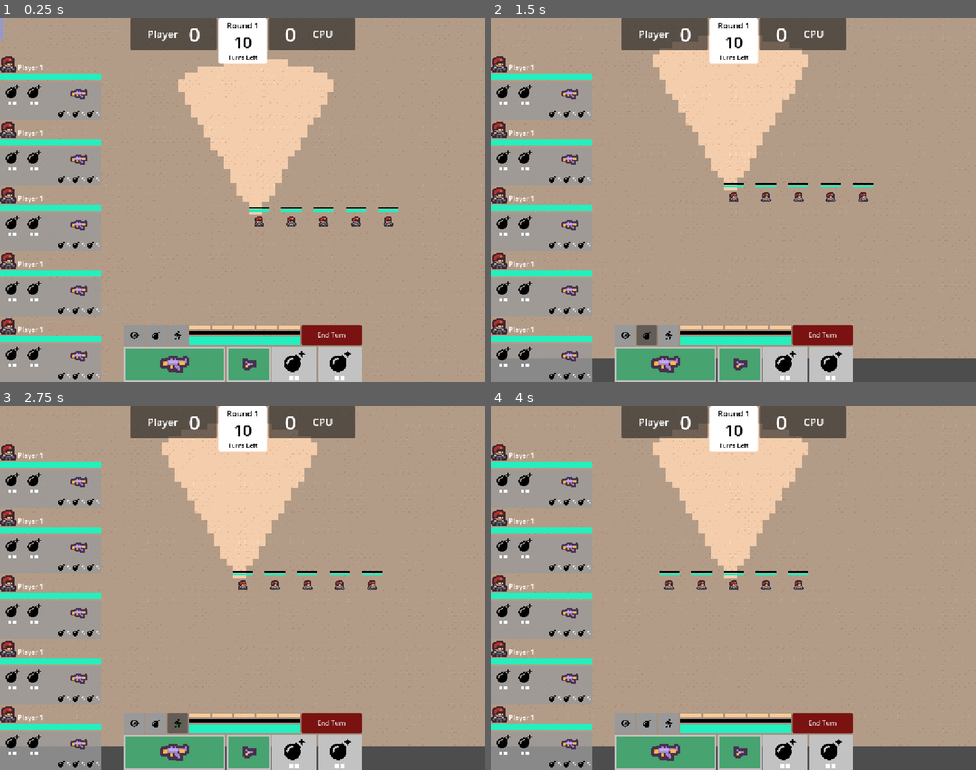
Above: before the commit, frames 1-4 (two rows, left to right).
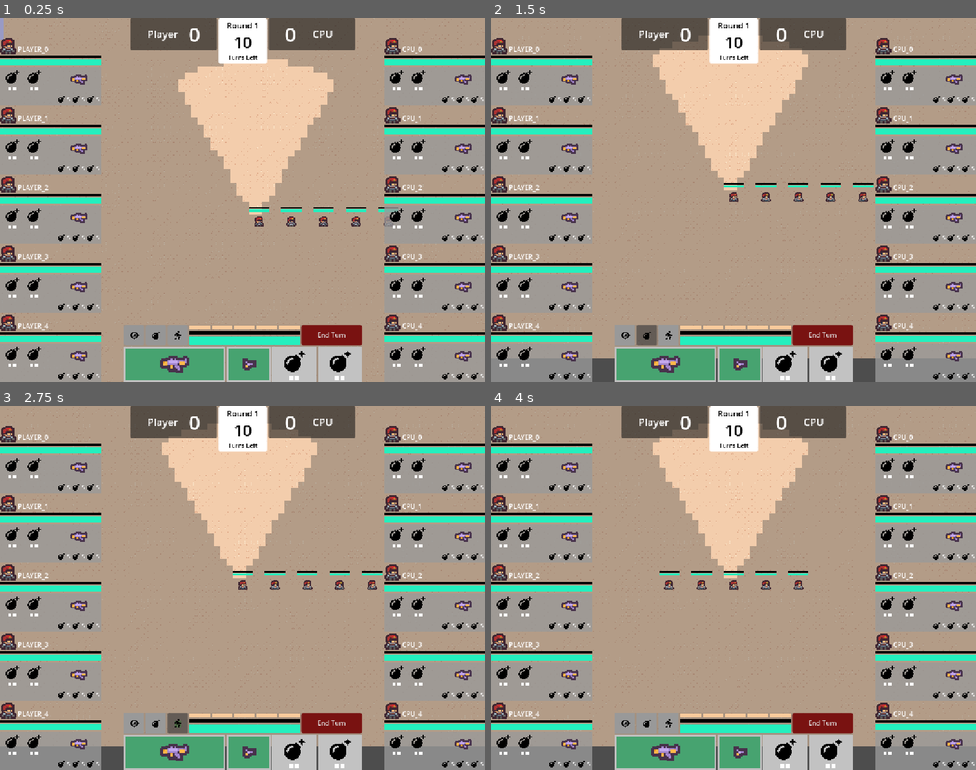
Above: after the commit, the same moments.

Repository: david8zhang/valorant-team-manager-godot
Game: Godot game, scene res://scenes/GameRound.tscn
Same seed, same stepped clock (60 frames per second), same inputs: the game is played once before the commit and once after it.
Inputs (mouse positions are in pixels of both pictures, inside the frame that each line leads up to):
- Up to frame 1 (0.25 s): no input
- Up to frame 2 (1.5 s): click (626, 334) at 0.5 s; click (646, 334) at 1.25 s
- Up to frame 3 (2.75 s): click (179, 722) at 2 s
- Up to frame 4 (4 s): click "End Turn" at 2.75 s; click (665, 751) at 3.5 s

The runs differ from the first frame. In frame 1, 10% of the frame differs, in the area x 0-100%, y 5-100%; in frame 2, 12%; in frame 3, 12%; in frame 4, 12%.

Commit message:
hook up team status UI

Diff:
--- a/codebase/prefabs/AgentStatus.tscn
+++ b/codebase/prefabs/AgentStatus.tscn
@@ -1,9 +1,10 @@
-[gd_scene load_steps=9 format=3 uid="uid://wxeqn8voogow"]
+[gd_scene load_steps=10 format=3 uid="uid://wxeqn8voogow"]
 
 [ext_resource type="Texture2D" uid="uid://beu1d2qdbfmxn" path="res://assets/agents/brimstone.png" id="1_d1d8l"]
 [ext_resource type="Script" uid="uid://bjddamp2r15i4" path="res://scripts/AgentStatus.gd" id="1_mjuwj"]
 [ext_resource type="StyleBox" uid="uid://dg87xambkxjlc" path="res://prefabs/HealthBG.tres" id="2_wjiy0"]
 [ext_resource type="StyleBox" uid="uid://dy7sneapy3v78" path="res://prefabs/HealthFill.tres" id="3_knam2"]
+[ext_resource type="StyleBox" uid="uid://cy5g0kjs21b00" path="res://prefabs/ShieldFill.tres" id="4_tpx7d"]
 [ext_resource type="Texture2D" uid="uid://7pdwea6dt72o" path="res://assets/placeholder/bomb-solid-full.svg" id="5_d1d8l"]
 [ext_resource type="Texture2D" uid="uid://bw87xas1a5usf" path="res://assets/placeholder/vandal_ingame.png" id="5_mjuwj"]
 
@@ -36,14 +37,22 @@
 layout_mode = 2
 texture = ExtResource("1_d1d8l")
 
-[node name="Label" type="Label" parent="VBoxContainer/HBoxContainer"]
+[node name="AgentNameLabel" type="Label" parent="VBoxContainer/HBoxContainer"]
 layout_mode = 2
 size_flags_horizontal = 3
 size_flags_vertical = 1
 text = "Player 1"
 vertical_alignment = 2
 
-[node name="ProgressBar" type="ProgressBar" parent="VBoxContainer"]
+[node name="ShieldBar" type="ProgressBar" parent="VBoxContainer"]
+custom_minimum_size = Vector2(0, 5)
+layout_mode = 2
+theme_override_styles/background = ExtResource("2_wjiy0")
+theme_override_styles/fill = ExtResource("4_tpx7d")
+value = 100.0
+show_percentage = false
+
+[node name="HealthBar" type="ProgressBar" parent="VBoxContainer"]
 custom_minimum_size = Vector2(0, 15)
 layout_mode = 2
 theme_override_styles/background = ExtResource("2_wjiy0")
--- a/codebase/prefabs/TeamStatus.tscn
+++ b/codebase/prefabs/TeamStatus.tscn
@@ -1,6 +1,7 @@
-[gd_scene load_steps=2 format=3 uid="uid://y4eeluvjf47n"]
+[gd_scene load_steps=3 format=3 uid="uid://y4eeluvjf47n"]
 
 [ext_resource type="PackedScene" uid="uid://wxeqn8voogow" path="res://prefabs/AgentStatus.tscn" id="1_j12q7"]
+[ext_resource type="Script" uid="uid://gituouproq72" path="res://scripts/TeamStatus.gd" id="1_vb1qt"]
 
 [node name="TeamStatus" type="Control"]
 custom_minimum_size = Vector2(250, 0)
@@ -11,6 +12,8 @@
 anchor_bottom = 1.0
 grow_horizontal = 2
 grow_vertical = 2
+script = ExtResource("1_vb1qt")
+agent_status_scene = ExtResource("1_j12q7")
 
 [node name="VBoxContainer" type="VBoxContainer" parent="."]
 custom_minimum_size = Vector2(100, 0)
@@ -24,18 +27,3 @@
 grow_horizontal = 2
 grow_vertical = 2
 alignment = 2
-
-[node name="AgentStatus" parent="VBoxContainer" instance=ExtResource("1_j12q7")]
-layout_mode = 2
-
-[node name="AgentStatus2" parent="VBoxContainer" instance=ExtResource("1_j12q7")]
-layout_mode = 2
-
-[node name="AgentStatus3" parent="VBoxContainer" instance=ExtResource("1_j12q7")]
-layout_mode = 2
-
-[node name="AgentStatus4" parent="VBoxContainer" instance=ExtResource("1_j12q7")]
-layout_mode = 2
-
-[node name="AgentStatus5" parent="VBoxContainer" instance=ExtResource("1_j12q7")]
-layout_mode = 2
--- a/codebase/scenes/GameRound.tscn
+++ b/codebase/scenes/GameRound.tscn
@@ -39,7 +39,6 @@
 grow_horizontal = 1
 
 [node name="TeamStatus2" parent="CanvasLayer/Control" instance=ExtResource("2_ngxvu")]
-visible = false
 layout_mode = 1
 anchors_preset = 11
 anchor_left = 1.0
@@ -74,8 +73,9 @@
 visible = false
 map = NodePath("../Map")
 
-[node name="PlayerTeam" type="Node2D" parent="." node_paths=PackedStringArray("map")]
+[node name="PlayerTeam" type="Node2D" parent="." node_paths=PackedStringArray("team_status", "map")]
 script = ExtResource("5_dbxdc")
+team_status = NodePath("../CanvasLayer/Control/TeamStatus")
 agent_scene = ExtResource("3_74q1x")
 map = NodePath("../Map")
 start_x = 50
@@ -88,8 +88,10 @@
 highlight_overlay = NodePath("../../HighlightOverlay")
 team = NodePath("..")
 
-[node name="CPUTeam" type="Node2D" parent="." node_paths=PackedStringArray("map")]
+[node name="CPUTeam" type="Node2D" parent="." node_paths=PackedStringArray("team_status", "map")]
 script = ExtResource("5_dbxdc")
+side = 1
+team_status = NodePath("../CanvasLayer/Control/TeamStatus2")
 agent_scene = ExtResource("3_74q1x")
 map = NodePath("../Map")
 start_x = 50
--- a/codebase/scripts/Agent.gd
+++ b/codebase/scripts/Agent.gd
@@ -25,6 +25,7 @@
 
 signal on_agent_click(agent)
 signal on_update_action_menu()
+signal on_take_damage()
 
 func _ready() -> void:
 	sprite.scale = Vector2(DEFAULT_SCALE, DEFAULT_SCALE)
@@ -163,6 +164,7 @@
 	shield_bar.value -= damage
 	health_bar.value -= dmg_to_hp
 	on_update_action_menu.emit()
+	on_take_damage.emit()
 
 	# Handle agent death
 	if health_bar.value == 0:
--- a/codebase/scripts/AgentStatus.gd
+++ b/codebase/scripts/AgentStatus.gd
@@ -1,2 +1,11 @@
 class_name AgentStatus
 extends PanelContainer
+
+@onready var agent_name_label = $VBoxContainer/HBoxContainer/AgentNameLabel as Label
+@onready var shield_bar = $VBoxContainer/ShieldBar as ProgressBar
+@onready var health_bar = $VBoxContainer/HealthBar as ProgressBar
+
+func update_from_agent(agent: Agent):
+    agent_name_label.text = agent.agent_name
+    shield_bar.value = agent.shield_bar.value
+    health_bar.value = agent.health_bar.value
--- a/codebase/scripts/CPUAgentController.gd
+++ b/codebase/scripts/CPUAgentController.gd
@@ -34,7 +34,7 @@
 	attack_target_if_possible()
 
 func attack_target_if_possible():
-	var visible_tiles = game_round.cpu_team.get_all_visible_tiles()
+	var visible_tiles = selected_agent.get_visible_tiles()
 	var attackable_targets = []
 	for tile in visible_tiles:
 		for a in game_round.player_team.agents:
--- a/codebase/scripts/GameRound.gd
+++ b/codebase/scripts/GameRound.gd
@@ -15,6 +15,7 @@
 @onready var action_menu := $CanvasLayer/Control/ActionMenu as ActionMenu
 @onready var battle_preview_menu := $CanvasLayer/Control/BattlePreview as BattlePreview
 @onready var scoreboard := $CanvasLayer/Control/Scoreboard as Scoreboard
+@onready var canvas_control := $CanvasLayer/Control as Control
 
 static var AP_COST_MOVE_PER_SQUARE = 0.1
 static var AP_COST_PRIMARY_ATTACK = 1
@@ -29,6 +30,15 @@
 	agent_controller.start_turn()
 	for a in player_team.agents:
 		a.update_visible_tiles()
+
+	var all_agents = player_team.agents + cpu_team.agents
+	for a in all_agents:
+		var agent = a as Agent
+		agent.on_take_damage.connect(update_team_statuses)
+
+func update_team_statuses():
+	player_team.team_status.update_from_team(player_team.agents)
+	cpu_team.team_status.update_from_team(cpu_team.agents)
 
 func on_complete_turn():
 	# Check if all agents have completed their turns
@@ -109,3 +119,6 @@
 
 func is_round_over():
 	return scoreboard.turns_remaining == 0
+
+func add_canvas_item(item: Control):
+	canvas_control.add_child(item)
--- a/codebase/scripts/Team.gd
+++ b/codebase/scripts/Team.gd
@@ -1,6 +1,10 @@
 class_name Team
 extends Node2D
 
+@onready var game_round = get_node("/root/GameRound") as GameRound
+
+@export var side: GameRound.Side
+@export var team_status: TeamStatus
 @export var agent_scene: PackedScene
 @export var num_agents = 5
 @export var map: Map
@@ -23,6 +27,9 @@
 		map.move_node_to_pos(new_agent, x_pos, y_pos)
 		x_pos += space_btwn_agents
 
+	await game_round.ready
+	team_status.update_from_team(agents)
+
 func get_all_visible_tiles():
 	var all_visible_tiles := []
 	for agent in (agents as Array[Agent]):
--- a/codebase/scripts/TeamStatus.gd
+++ b/codebase/scripts/TeamStatus.gd
@@ -1,2 +1,19 @@
 class_name TeamStatus
 extends Control
+
+@export var agent_status_scene: PackedScene
+@onready var v_container = $VBoxContainer
+
+var agent_status_mapping = {}
+
+func update_from_team(agents):
+	for a in agents:
+		var agent = a as Agent
+		var agent_status_box: AgentStatus
+		if !agent_status_mapping.has(agent.agent_name):
+			agent_status_box = agent_status_scene.instantiate() as AgentStatus
+			agent_status_mapping[agent.agent_name] = agent_status_box
+			v_container.add_child(agent_status_box)
+		else:
+			agent_status_box = agent_status_mapping[agent.agent_name]
+		agent_status_box.update_from_agent(agent)
